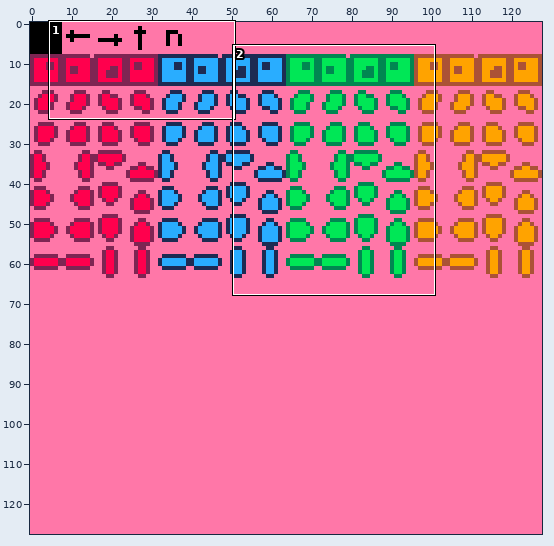
Two states of a sprite sheet, sprites/spritesheet.png. Above: a wide view before the commit, with the close-up outlined.
Close-up. Before the edit:
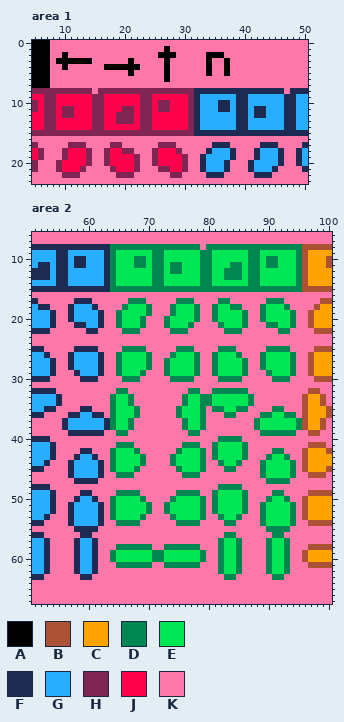
The file is 128x128 pixels. Shown: area 1: x 5..50, y 0..23; area 2: x 51..100, y 6..67.
Palette (. is transparent): A #000000  B #ab5236  C #ffa300  D #008751  E #00e756  F #1d2b53  G #29adff  H #7e2553  J #ff004d  K #ff77a8
After the commit:
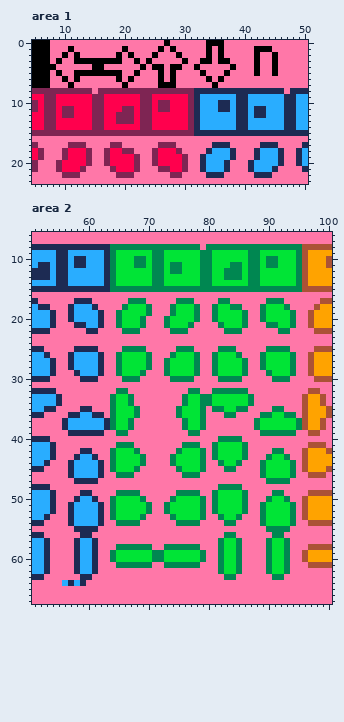
The commit says: Add an actual fun map to traverse w/o relying on block destruction
Diff:
{"colour":"E","old":"#00e756","new":"#00e436"}
{"where": "area 1"}
{"y":0,"x":27,"old":"K","new":"A"}
{"y":0,"x":34,"old":"KKK","new":"AAA"}
{"y":1,"x":11,"old":"K","new":"A"}
{"y":1,"x":20,"old":"K","new":"A"}
{"y":1,"x":26,"old":"KAK","new":"AKA"}
{"y":1,"x":34,"old":"K","new":"A"}
{"y":1,"x":36,"old":"K","new":"A"}
{"y":1,"x":42,"old":"KKK","new":"AAA"}
{"y":2,"x":12,"old":"K","new":"A"}
{"y":2,"x":19,"old":"K","new":"A"}
{"y":2,"x":21,"old":"K","new":"A"}
{"y":2,"x":25,"old":"KAAAK","new":"AKKKA"}
{"y":2,"x":35,"old":"A","new":"K"}
{"y":2,"x":42,"old":"K","new":"A"}
{"y":2,"x":45,"old":"K","new":"A"}
{"y":3,"x":10,"old":"AA","new":"KK"}
{"y":3,"x":15,"old":"KKKKK","new":"AAAAA"}
{"y":3,"x":21,"old":"AK","new":"KA"}
{"y":3,"x":24,"old":"K","new":"A"}
{"y":3,"x":27,"old":"A","new":"K"}
{"y":3,"x":30,"old":"K","new":"A"}
{"y":3,"x":33,"old":"K","new":"A"}
{"y":3,"x":36,"old":"K","new":"A"}
{"y":3,"x":42,"old":"K","new":"A"}
{"y":3,"x":45,"old":"K","new":"A"}
{"y":4,"x":8,"old":"K","new":"A"}
{"y":4,"x":10,"old":"A","new":"K"}
{"y":4,"x":15,"old":"KKAAAAAAK","new":"AAKKKKKKA"}
{"y":4,"x":25,"old":"KKAKK","new":"AAKAA"}
{"y":4,"x":32,"old":"K","new":"A"}
{"y":4,"x":34,"old":"A","new":"K"}
{"y":4,"x":37,"old":"AK","new":"KA"}
{"y":4,"x":42,"old":"K","new":"A"}
{"y":4,"x":45,"old":"K","new":"A"}
{"y":5,"x":9,"old":"K","new":"A"}
{"y":5,"x":12,"old":"KKKKKKKK","new":"AAAAAAAA"}
{"y":5,"x":21,"old":"AK","new":"KA"}
{"y":5,"x":26,"old":"KAK","new":"AKA"}
{"y":5,"x":33,"old":"KA","new":"AK"}
{"y":5,"x":42,"old":"K","new":"A"}
{"y":5,"x":45,"old":"K","new":"A"}
{"y":6,"x":10,"old":"K","new":"A"}
{"y":6,"x":12,"old":"K","new":"A"}
{"y":6,"x":19,"old":"K","new":"A"}
{"y":6,"x":21,"old":"K","new":"A"}
{"y":6,"x":26,"old":"KAK","new":"AKA"}
{"y":6,"x":34,"old":"K","new":"A"}
{"y":6,"x":36,"old":"K","new":"A"}
{"y":7,"x":11,"old":"K","new":"A"}
{"y":7,"x":20,"old":"K","new":"A"}
{"y":7,"x":26,"old":"KKK","new":"AAA"}
{"y":7,"x":35,"old":"K","new":"A"}
{"where": "area 2"}
{"y":64,"x":56,"old":"KKKK","new":"GFGF"}
